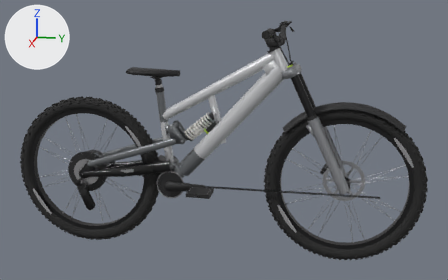
What one commit did to the glTF model game/assets/bike.glb.
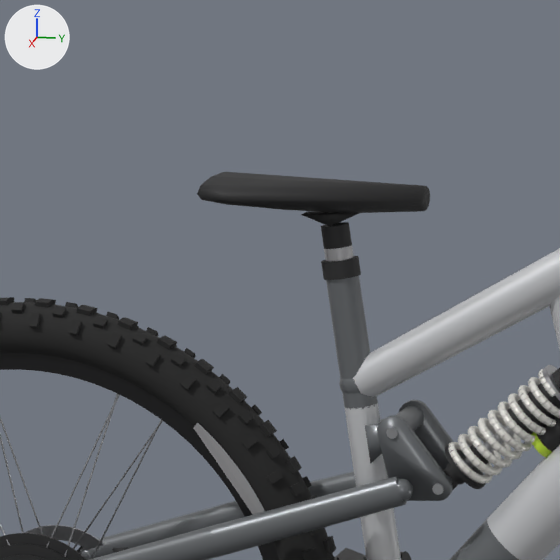
There are two pictures of each version: one whole from a camera (50 mm lens) standing at (2.842, 0.825, 1.272) and looking at (-0.013, 0.254, 0.559), one close up on the part from 18% to 47% of the width and 10% to 56% of the height. The axes (+X, +Y, +Z) are drawn at upper left. The lights are the same throughout. The first two pictures are the older version. Where no turn or scale is listed for an object, it has been applied to the vertices. Vertices at exactly the same position are counted once.

Objects in the first close-up: 'Frame', 'RearWheel', 'Rocker', 'Seatstay', 'ShockBody', 'ShockShaft', 'ShockSpring' and 1 more.
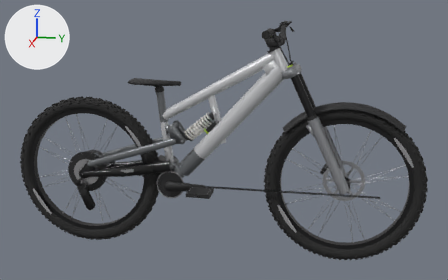
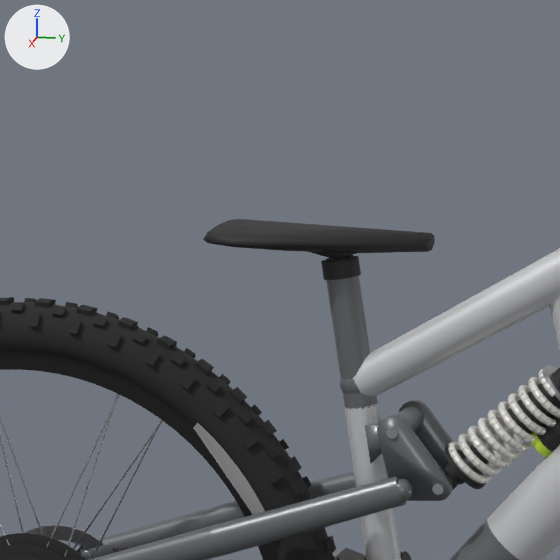
Location of each change, (x1, y1, x2, y2) in pixels of the close-ups (560 x 560 px; the box of a moved part takes in the faces that stretch with it):
'Frame', reshaped: before (197, 172, 560, 560); after (203, 219, 560, 560)
part 1 of me_frame, moved or reshaped: before (301, 211, 359, 227); after (311, 252, 356, 259)
part 2 of me_frame, added (black): after (203, 219, 435, 253)
part 3 of me_frame, deleted (black): before (197, 172, 430, 213)
part 4 of me_frame, built on: before (321, 222, 354, 261); after (332, 255, 354, 261)
part 5 of me_frame, recoloured: before (324, 249, 353, 262); after (326, 258, 345, 262)

The change, as a list of edits to the scene's bpy script:
```text
Change me_frame:
    used by ob_frame; location = (0.0, 0.0, 0.0)
    remove me_frame.from_pydata(...)  # 1795 vertices, 3380 faces; spans x -0.074..0.074, y -0.2..0.579, z 0.267..1.012
    add me_frame.from_pydata(...)  # 1763 vertices, 3308 faces; spans x -0.072..0.072, y -0.195..0.579, z 0.267..1.012
    me_frame part 1: the loose piece of 6 vertices spanning x -0.017..0.017, y -0.1..-0.035, z 0.845..0.859 is scaled about its middle by (1, 1, 0.651), then moved by (0.0, 0.005, -0.039)
    me_frame part 2: a new loose piece of 38 vertices spanning x -0.072..0.072, y -0.195..0.045, z 0.814..0.843, in mat_matteblack (black #272728)
    me_frame part 3: the loose piece of 36 vertices spanning x -0.074..0.074, y -0.2..0.04, z 0.859..0.898 is deleted
    me_frame part 4: 14 vertices moved from x -0.016..0.016, y -0.077..-0.046, z 0.818..0.822 to x -0.016..0.016, y -0.076..-0.045, z 0.806..0.81; 40 vertices removed from x -0.016..0.016, y -0.081..-0.046, z 0.818..0.847; 6 vertices added at x -0.015..0.015, y -0.055..-0.045, z 0.808..0.81
    me_frame part 5: 49 faces spanning x -0.016..0.016, y -0.076..-0.042, z 0.788..0.81 switch from mat_alloy (light grey #ceced1) to mat_matteblack (black #272728)
```
